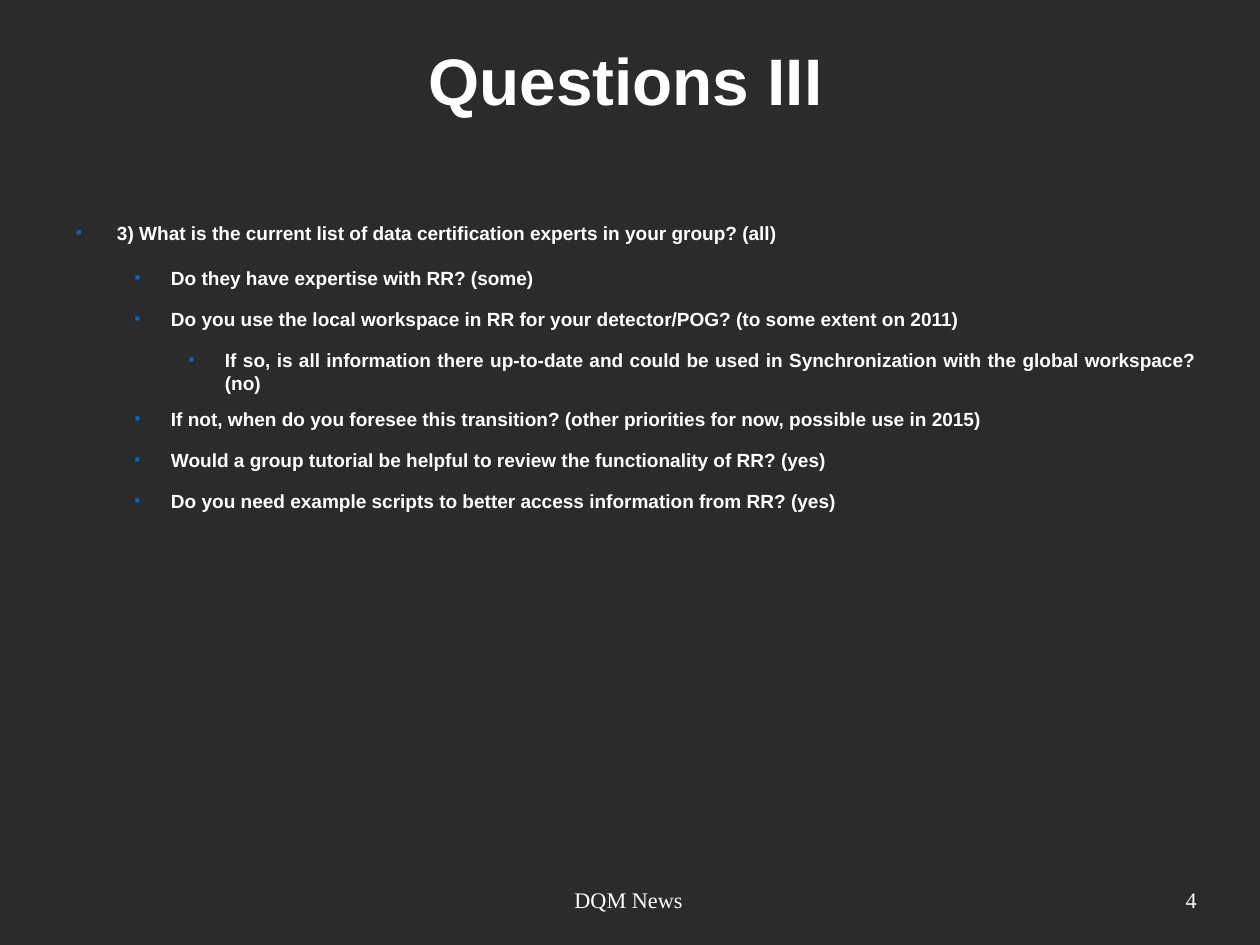
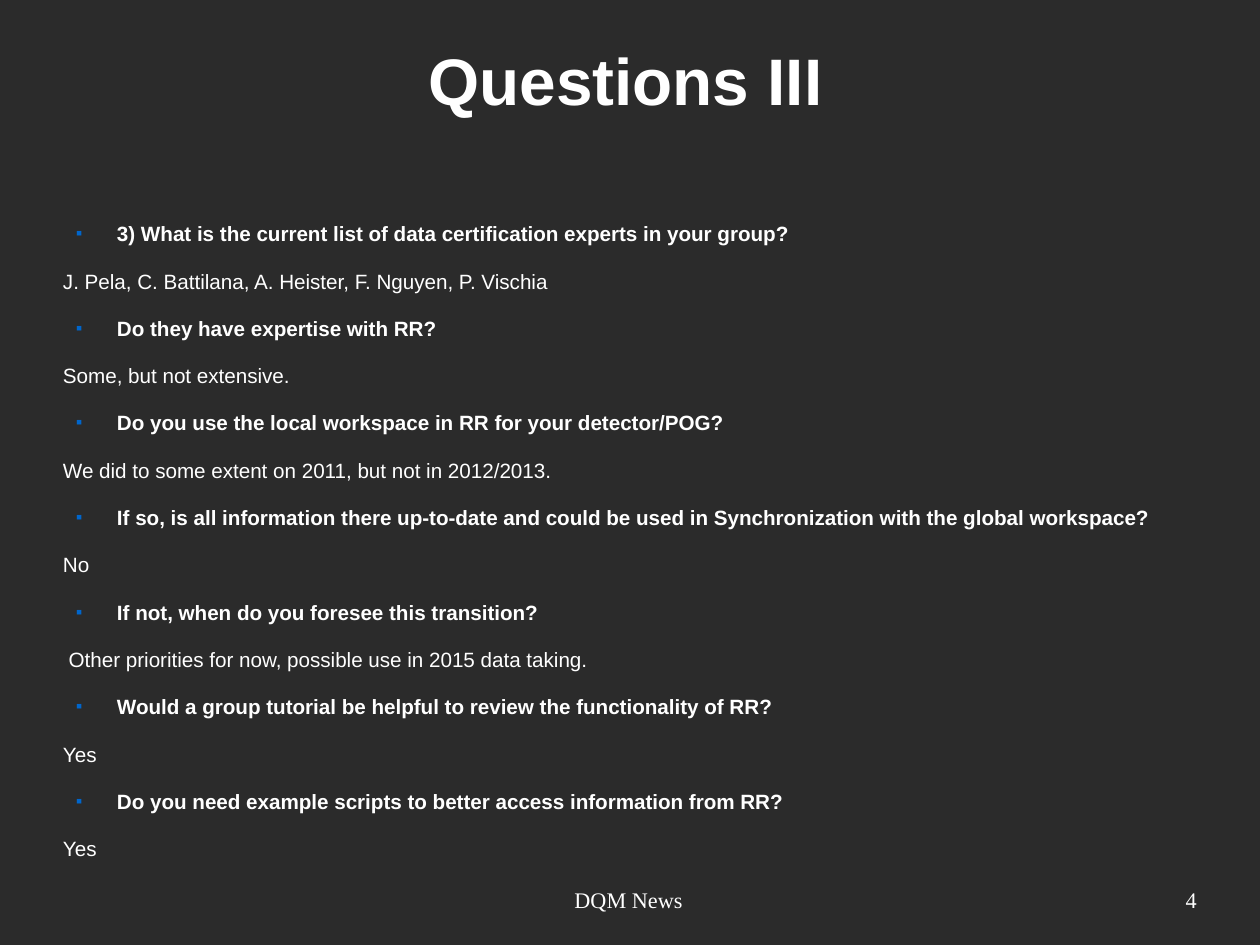
Before and after one commit to joaopela/WorkPresentations, a slide deck: slide 4 of cms/DQM_Meeting/2013-10-01/2013-10-01_DQMMeeting_JPela.odp. Drawn at 1260x945 pixels with LibreOffice and Linux fonts; fonts in the diff are those of the drawing; background and template pictures are left out; a plain dark background stands for a picture behind light text. Boxes give left, top, right and bottom in pixels: in the first picture for what was removed or moved away, otherwise in the second. Text is boxed around its words. In the diff, an @@ line names an element or a change of style, - is before the commit and + after.

```diff
--- a/cms/DQM_Meeting/2013-10-01/2013-10-01_DQMMeeting_JPela.odp
+++ b/cms/DQM_Meeting/2013-10-01/2013-10-01_DQMMeeting_JPela.odp
@@ text at (x1=63, y1=226, x2=1149, y2=856): text changed; size 12 to 13 pt @@
-■ 3) What is the current list of data certification experts in your group? (all)
-  ■ Do they have expertise with RR? (some)
-  ■ Do you use the local workspace in RR for your detector/POG? (to some extent on 2011)
-    ■ If so, is all information there up-to-date and could be used in Synchronization with the global workspace? (no)
-  ■ If not, when do you foresee this transition? (other priorities for now, possible use in 2015)
-  ■ Would a group tutorial be helpful to review the functionality of RR? (yes)
-  ■ Do you need example scripts to better access information from RR? (yes)
+■ 3) What is the current list of data certification experts in your group?
+J. Pela, C. Battilana, A. Heister, F. Nguyen, P. Vischia
+■ Do they have expertise with RR?
+Some, but not extensive.
+■ Do you use the local workspace in RR for your detector/POG?
+We did to some extent on 2011, but not in 2012/2013.
+■ If so, is all information there up-to-date and could be used in Synchronization with the global workspace?
+No
+■ If not, when do you foresee this transition?
+Other priorities for now, possible use in 2015 data taking.
+■ Would a group tutorial be helpful to review the functionality of RR?
+Yes
+■ Do you need example scripts to better access information from RR?
+Yes
```
Also in this commit, not shown: 4 other slides changed, 1 other file.
